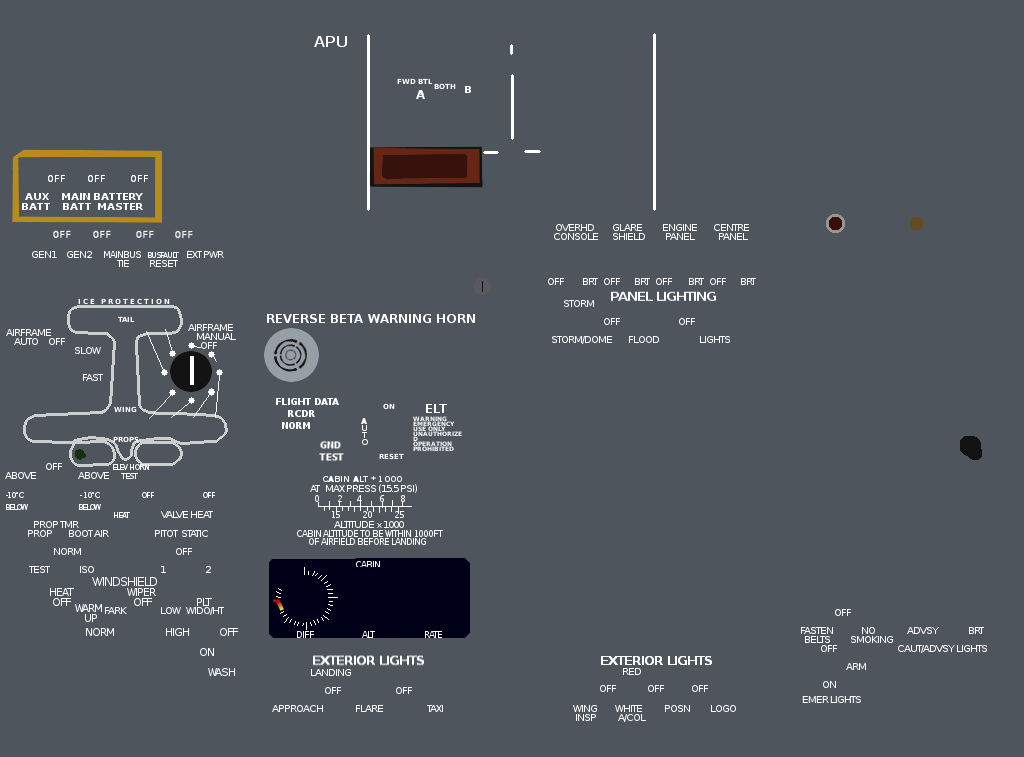
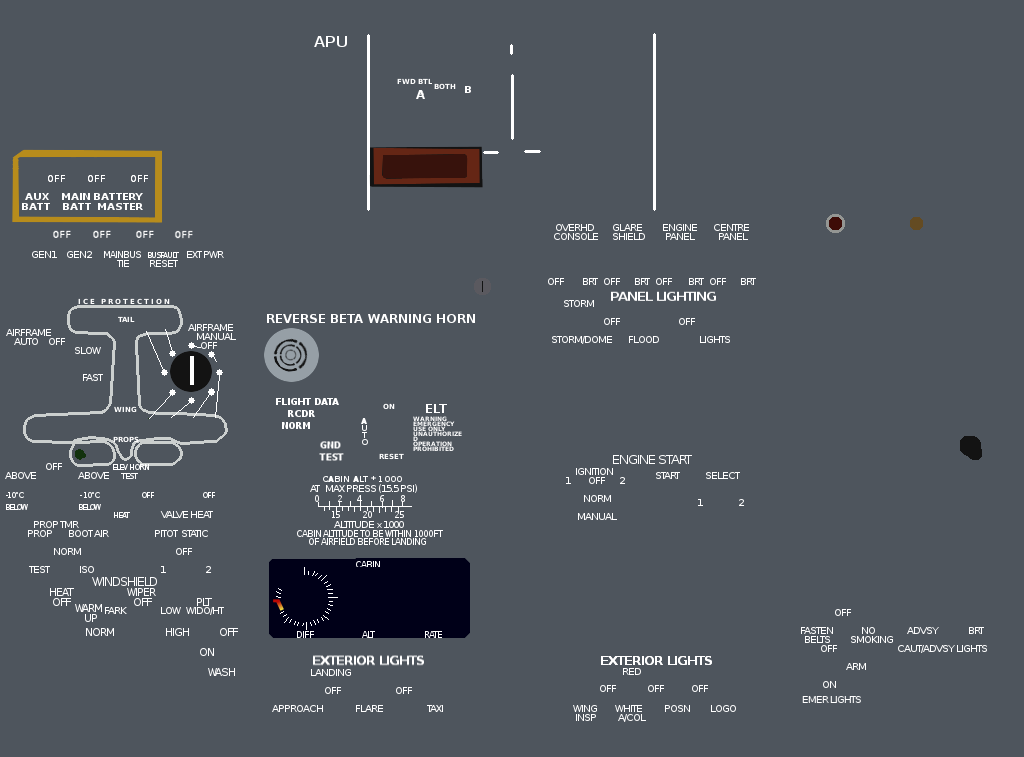
Revision of a layered 1024px x 757px image; what changed, layer by layer:
painted on "text" over [566,455,745,520]
